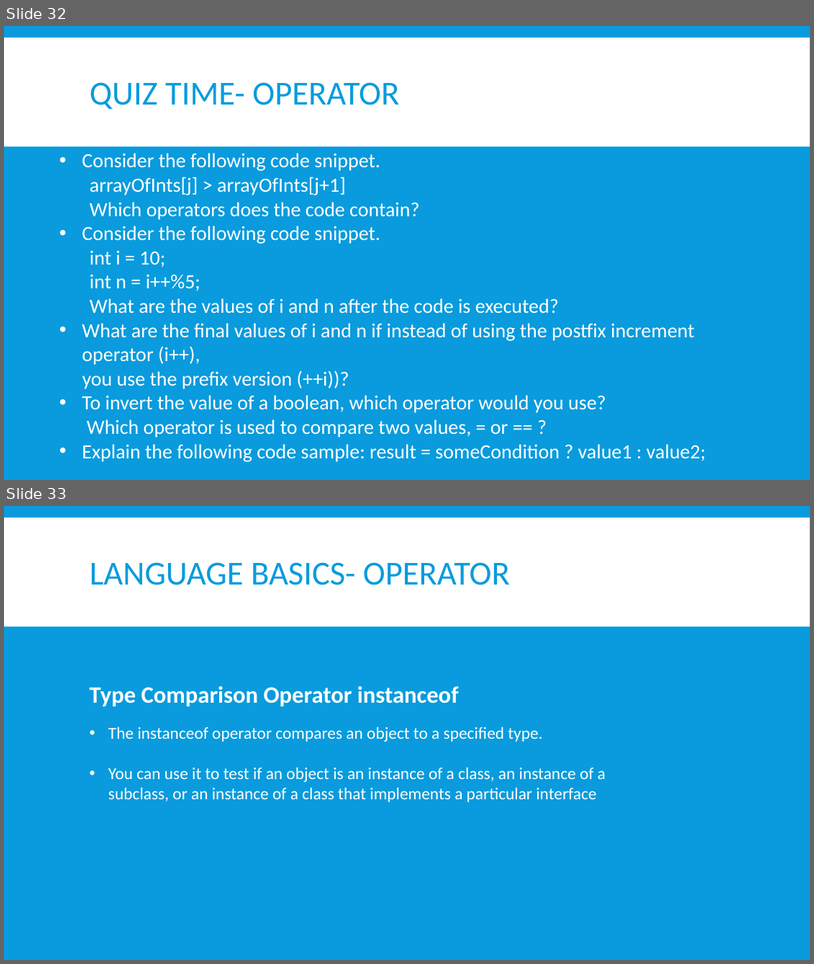
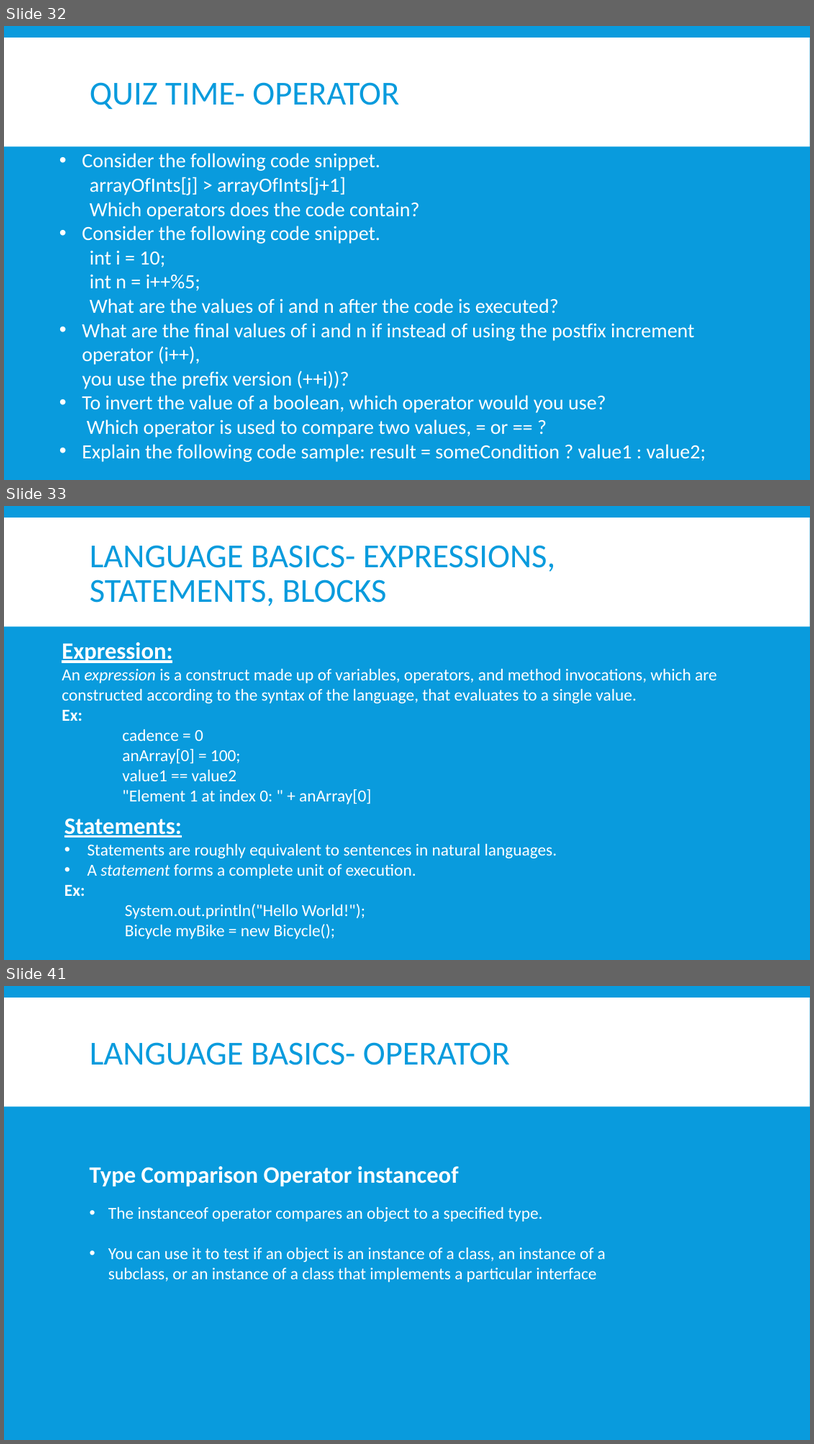
Before and after one commit to nmsgit1234/TechnicalDocs, a slide deck: training/core_java/core_java.pptx. Shown one above the other, each under a label of ours: slides 32 and 33 before the commit, slides 32, 33 and 41 after it; the slides between them are not shown. The pictures are 814x964 and 814x1444 pixels, drawn with LibreOffice and Linux fonts; fonts in the diff are those of the drawing. Boxes give left, top, right and bottom in pixels: in the first picture for what was removed or moved away, otherwise in the second. Text is boxed around its words. In the diff, an @@ line names an element or a change of style, - is before the commit and + after.

```diff
--- a/training/core_java/core_java.pptx
+++ b/training/core_java/core_java.pptx
@@ slide 33 added at [4,506,810,960], background #099BDD; not listed: 1 template element that a slide beside it also shows @@
@@ title added at [90,545,556,606], 40 pt, text #099BDD @@
+LANGUAGE BASICS- EXPRESSIONS, STATEMENTS, BLOCKS
@@ text added at [62,642,718,804], 20 pt, text #FFFFFF @@
+Expression:
+An expression is a construct made up of variables, operators, and method invocations, which are constructed according to the syntax of the language, that evaluates to a single value.
+Ex:
+    cadence = 0
+    anArray[0] = 100;
+    value1 == value2
+    "Element 1 at index 0: " + anArray[0]
@@ text added at [64,818,558,939], 20 pt, text #FFFFFF @@
+Statements:
+• Statements are roughly equivalent to sentences in natural languages.
+• A statement forms a complete unit of execution.
+Ex:
+    System.out.println("Hello World!");
+    Bicycle myBike = new Bicycle();
@@ what was slide 33 is now slide 41 @@
```
Also in this commit, not shown: 7 other slides added, 6 other files.
